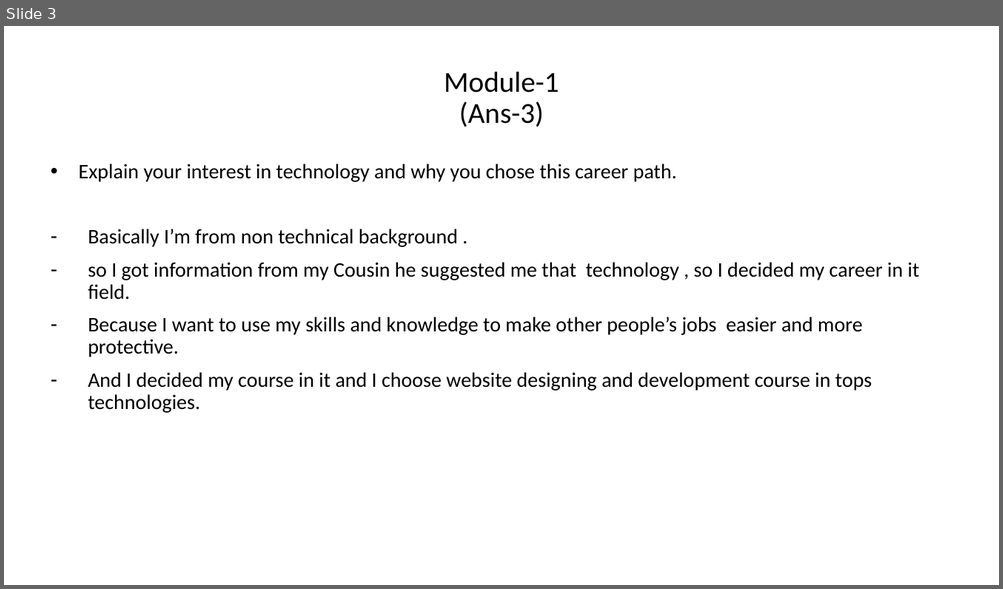
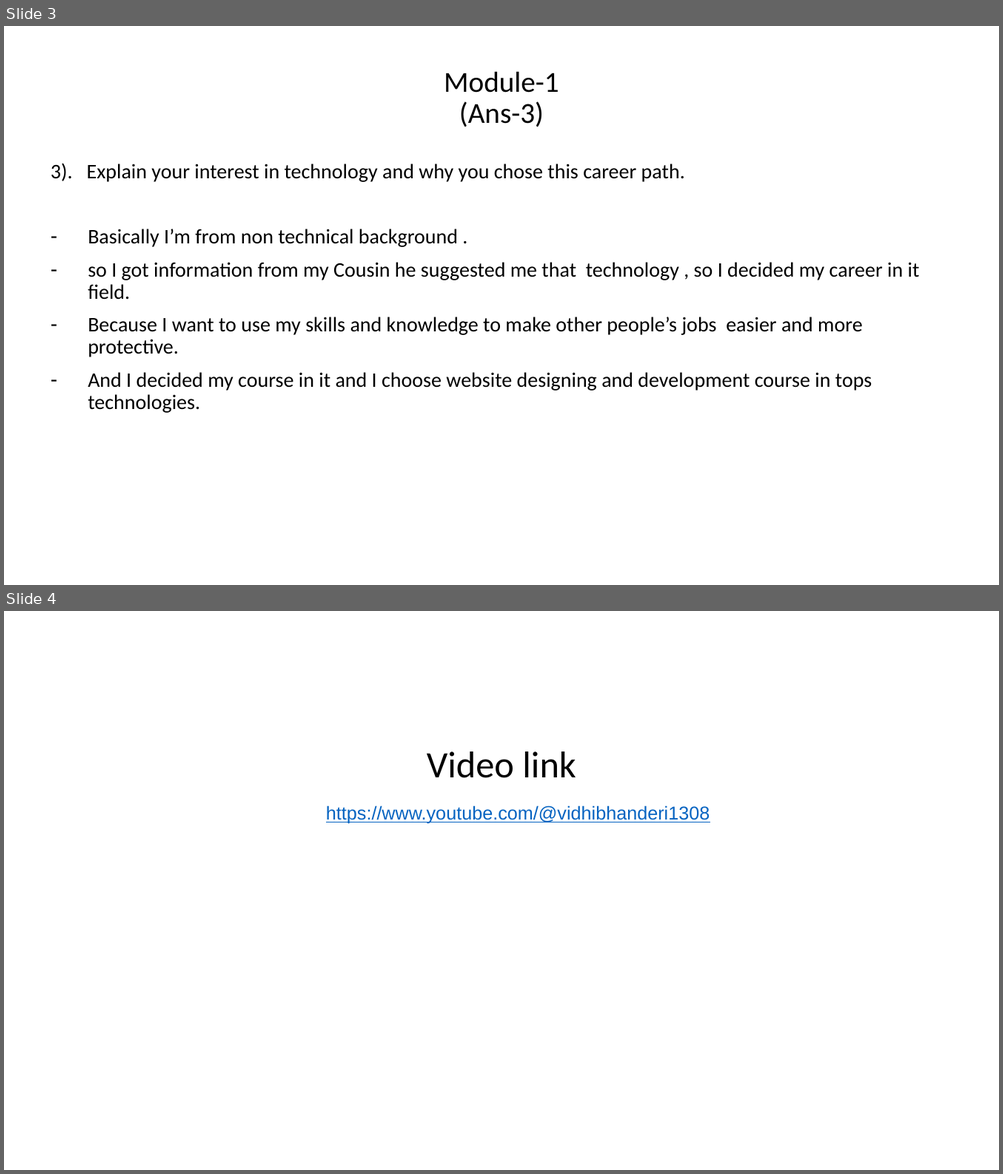
Before and after one commit to vidhibhanderi05/SS-module-1, a slide deck: ss module-1 assignment.pptx. Shown one above the other, each under a label of ours: slide 3 before the commit, slides 3 and 4 after it. The pictures are 1003x589 and 1003x1174 pixels, drawn with LibreOffice and Linux fonts; fonts in the diff are those of the drawing. Boxes give left, top, right and bottom in pixels: in the first picture for what was removed or moved away, otherwise in the second. Text is boxed around its words. In the diff, an @@ line names an element or a change of style, - is before the commit and + after.

```diff
--- a/ss module-1 assignment.pptx
+++ b/ss module-1 assignment.pptx
@@ slide 4 added at (4,611,999,1170), background #FFFFFF @@
@@ title added at (427,752,575,778), 36 pt, text #000000 @@
+Video link
@@ subtitle added at (326,806,709,824), 18 pt, text #0563C1, underline @@
+https://www.youtube.com/@vidhibhanderi1308
@@ slide 3 changed as well @@
@@ text at (51,163,685,182): text changed @@
-• Explain your interest in technology and why you chose this career path.
+3). Explain your interest in technology and why you chose this career path.
```
Also in this commit, not shown: 2 other slides changed.
